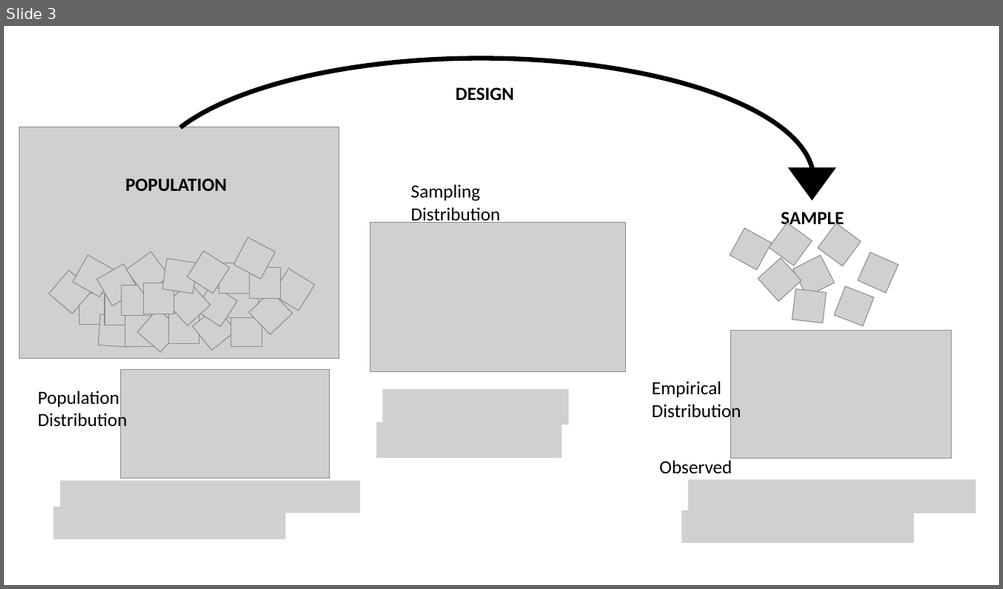
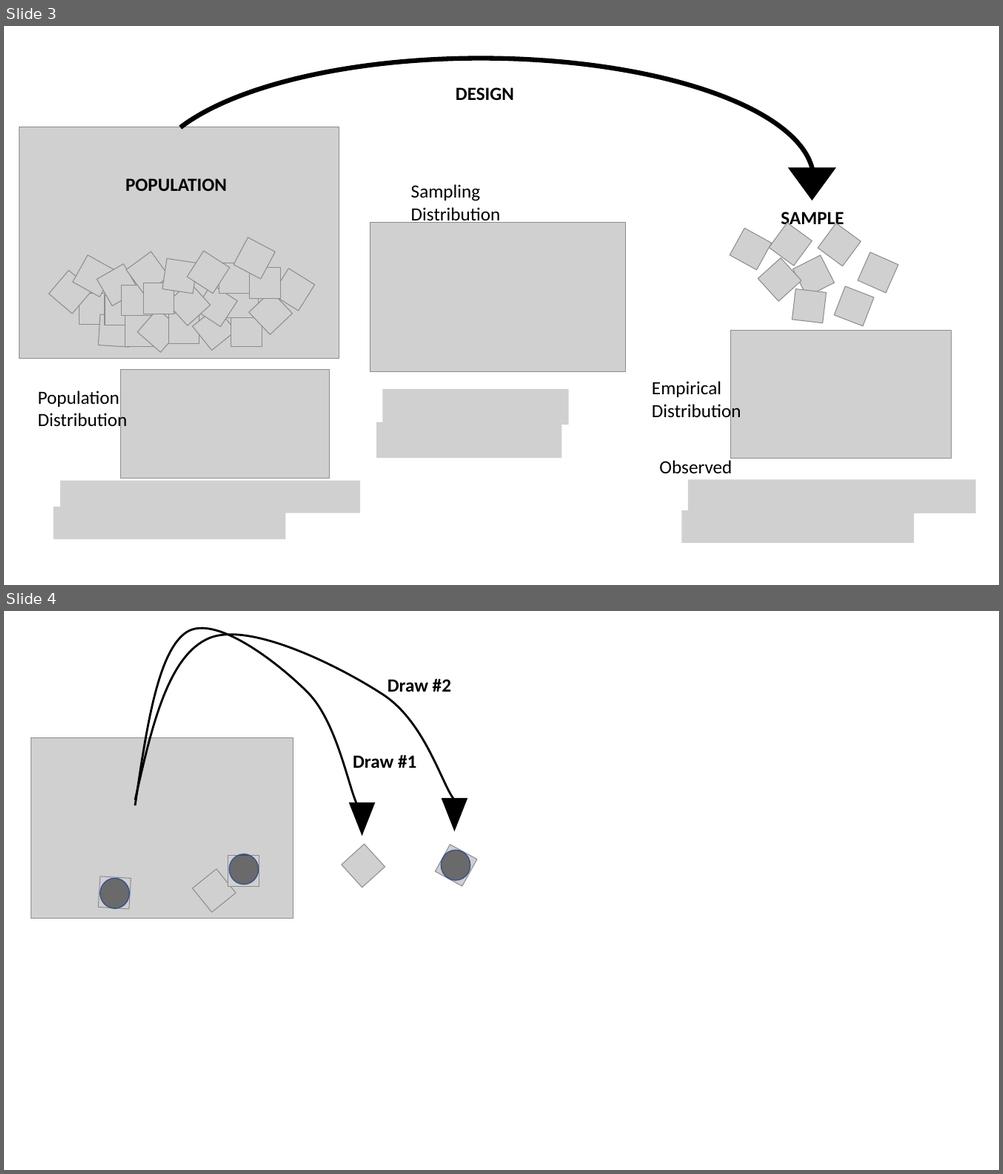
Before and after one commit to DS-100/textbook, a slide deck: content/ch/17/Triptych.pptx. Shown one above the other, each under a label of ours: slide 3 before the commit, slides 3 and 4 after it. The pictures are 1003x589 and 1003x1174 pixels, drawn with LibreOffice and Linux fonts; fonts in the diff are those of the drawing; grey boxes stand for pictures. Boxes give left, top, right and bottom in pixels: in the first picture for what was removed or moved away, otherwise in the second. Text is boxed around its words. In the diff, an @@ line names an element or a change of style, - is before the commit and + after.

```diff
--- a/content/ch/17/Triptych.pptx
+++ b/content/ch/17/Triptych.pptx
@@ slide 4 added at [4,611,999,1170], background #FFFFFF @@
@@ group added at [31,628,477,918]: 6 pictures, 3 ellipses, 2 triangles, 2 texts, 2 freeform shapes @@
+Draw #1
+Draw #2
```
Also in this commit, not shown: 17 other files.
